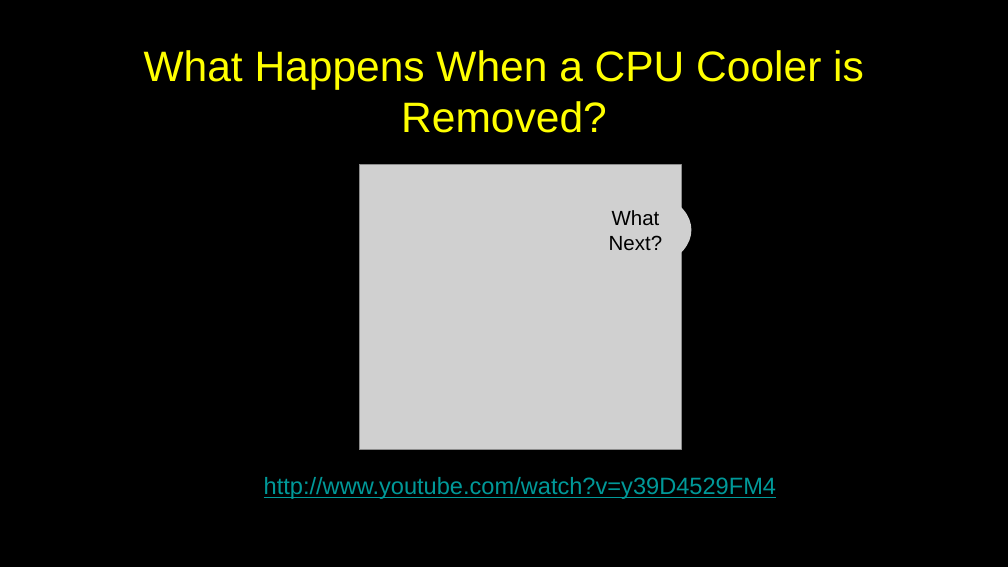
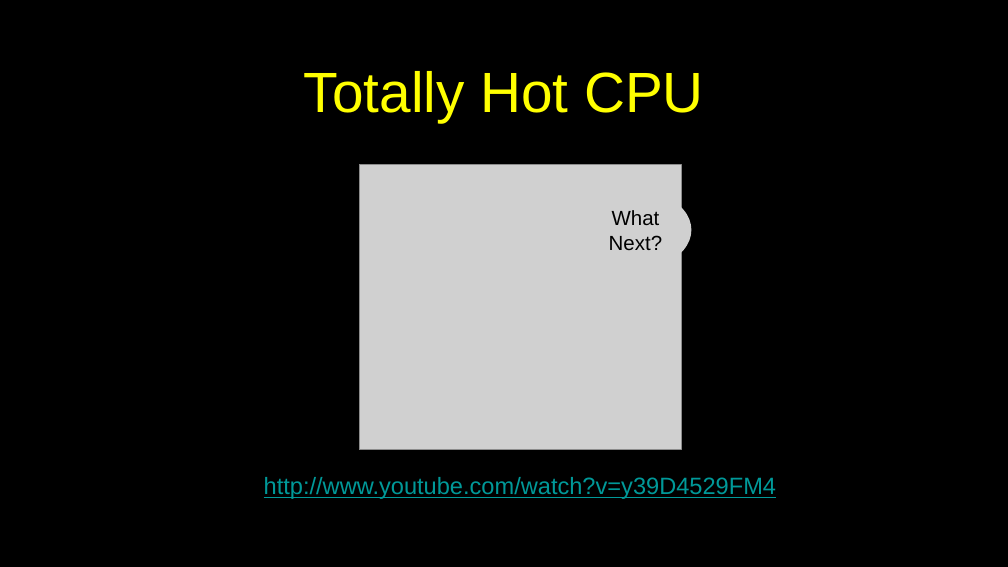
Before and after one commit to csev/py4e, a slide deck: slide 21 of lectures3/Pythonlearn-01-Intro.pptx. Drawn at 1008x567 pixels with LibreOffice and Linux fonts; fonts in the diff are those of the drawing; grey boxes stand for pictures. Boxes give left, top, right and bottom in pixels: in the first picture for what was removed or moved away, otherwise in the second. Text is boxed around its words. In the diff, an @@ line names an element or a change of style, - is before the commit and + after.

```diff
--- a/lectures3/Pythonlearn-01-Intro.pptx
+++ b/lectures3/Pythonlearn-01-Intro.pptx
@@ title at <box>304,71,704,122</box>: text changed; size 54 to 72 pt @@
-What Happens When a CPU Cooler is Removed?
+Totally Hot CPU
```
Also in this commit, not shown: 15 other slides changed, 2 other files.
